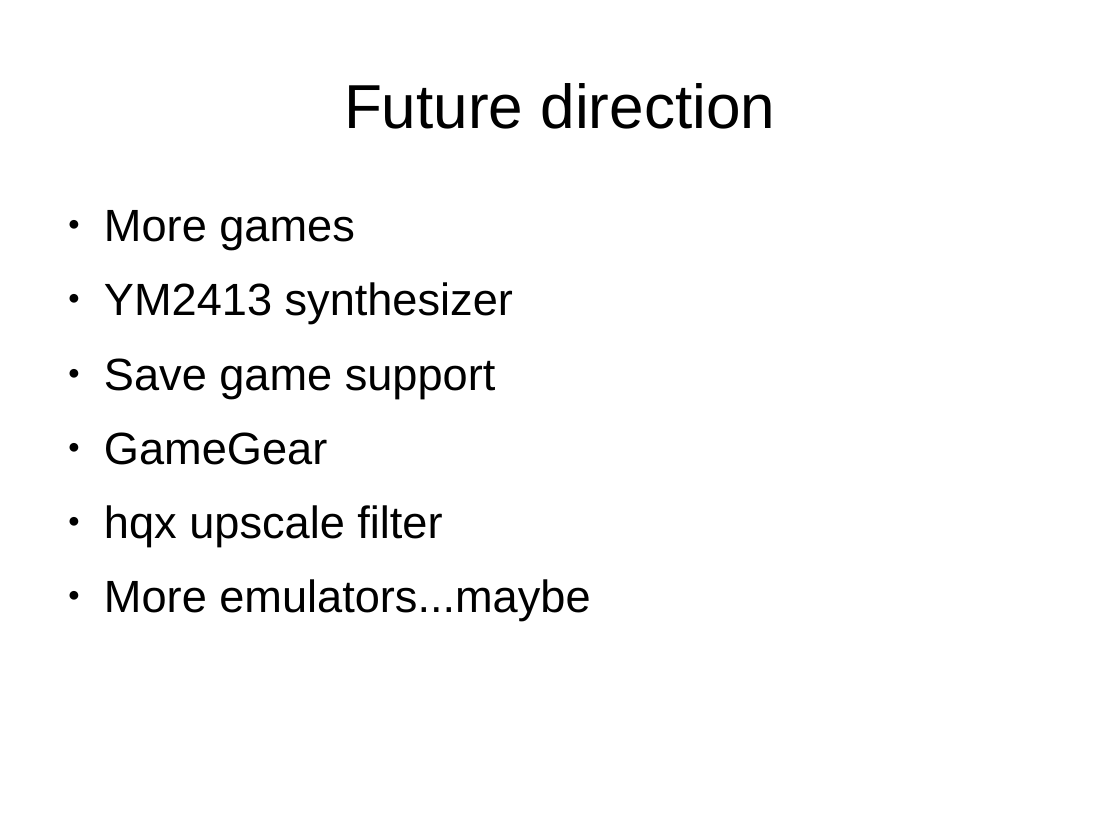
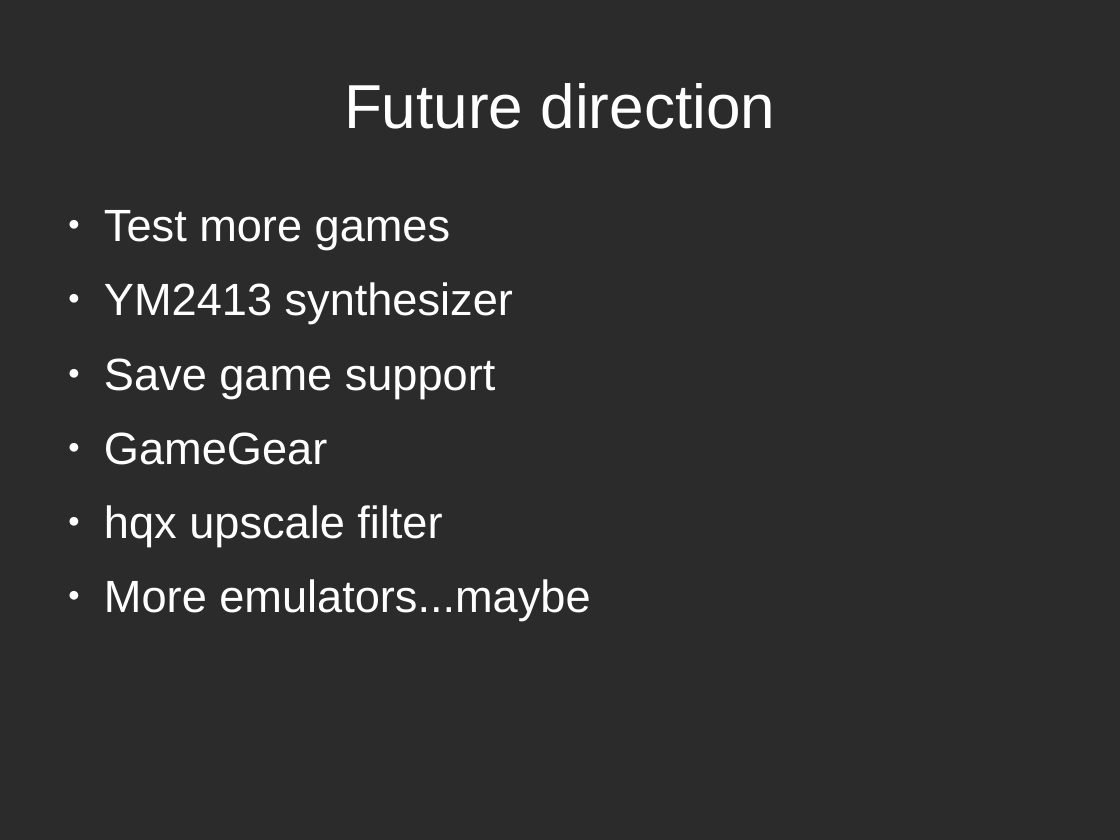
Before and after one commit to mattgodbolt/miracle-sms-emulator, a slide deck: slide 35 of emulating.odp (slide 37 before the commit). Drawn at 1120x840 pixels with LibreOffice and Linux fonts; fonts in the diff are those of the drawing; background and template pictures are left out; a plain dark background stands for a picture behind light text. Boxes give left, top, right and bottom in pixels: in the first picture for what was removed or moved away, otherwise in the second. Text is boxed around its words. In the diff, an @@ line names an element or a change of style, - is before the commit and + after.

```diff
--- a/emulating.odp
+++ b/emulating.odp
@@ background #FFFFFF to picture (left out) @@
@@ title "Future direction" at (344,83,776,129): text colour #000000 to #FFFFFF @@
@@ text at (104,210,451,250): text changed; text colour #000000 to #FFFFFF @@
-● More games
+● Test more games
@@ text at (104,282,590,621): text colour #000000 to #FFFFFF in "YM2413 synthesizer", "Save game support", "GameGear", "hqx upscale filter" and 1 more places; bullet colour #000000 to #FFFFFF @@
```
Also in this commit, not shown: 35 other slides changed, 2 slides removed, 2 other files.
